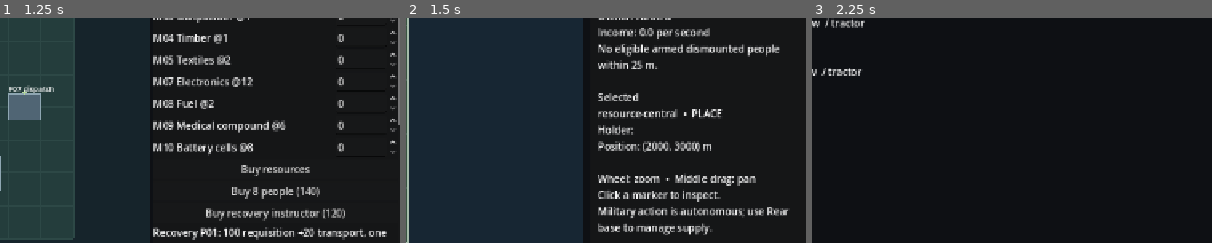
Above: before the commit, frames 1-3 (left to right).
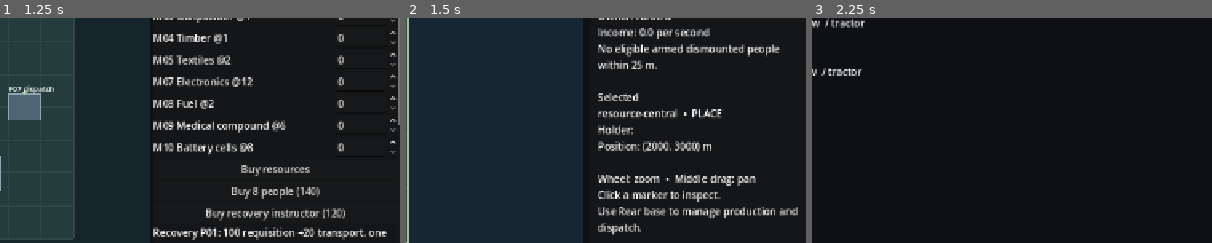
Above: after the commit, the same moments.

Repository: TheInfinityIQ/Trencho_V4
Game: Godot game, scene res://game/main/main.tscn
Two runs of this game, one before a commit and one after it. Both use one fixed random seed, a clock stepped at 60 frames per second and the inputs below.
Inputs:
- Up to frame 1 (1.25 s): click "Rear base" at 0.5 s
- Up to frame 2 (1.5 s): click "Battlefield" at 1.25 s
- Up to frame 3 (2.25 s): click "G24 Vehicle recovery" at 2 s
The pictures show only the part of the screen within x 50-100%, y 44-94%; the shares and areas given below are measured in that part.

Frame 1 is identical in both runs. In frame 2, 2.0% of the frame differs, in the area x 48-98%, y 84-97%; in frame 3, nothing differs.

Commit message:
Verify diagnostics retain the live session

Diff:
--- a/game/battlefield/battlefield_view.gd
+++ b/game/battlefield/battlefield_view.gd
@@ -137,4 +137,4 @@
 		detail = "%s  •  %s\nHolder: %s\nPosition: (%.0f, %.0f) m" % [selected.id, selected.kind, selected.holder_id, selected.position.x, selected.position.y]
 		if selected.kind == "PERSON": detail += "\nDuty: %s | Health: %d" % [selected.assignment, selected.health]
 	var blocked: String = objective.get("blocked_reason", "No objective registered.")
-	_inspector.text = "BATTLEFIELD\n\nTime: %.1f s  •  %s\nRequ …(145 unchanged characters)…  drag: pan\nClick a marker to inspect.\nMilitary action is autonomous; use Rear base to manage supply." % [rear.time, "Paused" if simulation. …(246 unchanged characters)…
+	_inspector.text = "BATTLEFIELD\n\nTime: %.1f s  •  %s\nRequ …(145 unchanged characters)…  drag: pan\nClick a marker to inspect.\nUse Rear base to manage production and dispatch." % [rear.time, "Paused" if simulation. …(246 unchanged characters)…
--- a/game/staffing/tests/rear_ui_regression.gd
+++ b/game/staffing/tests/rear_ui_regression.gd
@@ -81,13 +81,15 @@
 	var main: Control = Main.instantiate()
 	root.add_child(main)
 	await _settle()
-	_check(main.get("_host").get_child_count() == 1, "Review selector owns one active fixture")
+	var live_base: Control = main.get("_base")
+	_check(main.get("_host").get_child_count() == 2 and live_base.visible and not main.get("_battlefield").visible, "Normal launch keeps one live session with two views")
 	main.call("_show_review", "G02 Procurement")
 	await _settle()
-	_check(main.get("_host").get_child(0).get_script() == preload("res://game/procurement/receiving_demo.gd"), "Accepted G02 flow remains selectable")
+	var procurement_review: Control = main.get("_review")
+	_check(procurement_review.get_script() == preload("res://game/procurement/receiving_demo.gd") and not live_base.visible, "Accepted G02 diagnostic remains selectable over the retained session")
 	main.call("_show_review", "G01 Identity")
 	await _settle()
-	_check(main.get("_host").get_child_count() == 1, "Accepted G01 flow remains selectable without duplicated scenes")
+	_check(main.get("_host").get_child_count() == 3 and not is_instance_valid(procurement_review) and main.get("_base") == live_base and main.get("_review").get_script() == preload("res://game/identity/identity_demo.gd"), "G01 replaces only the previous diagnostic and retains the live session")
 	main.queue_free()
 	print("G03 UI signals/layout: %d checks, %d failures" % [_checks, _failures])
 	quit(0 if _failures == 0 else 1)
